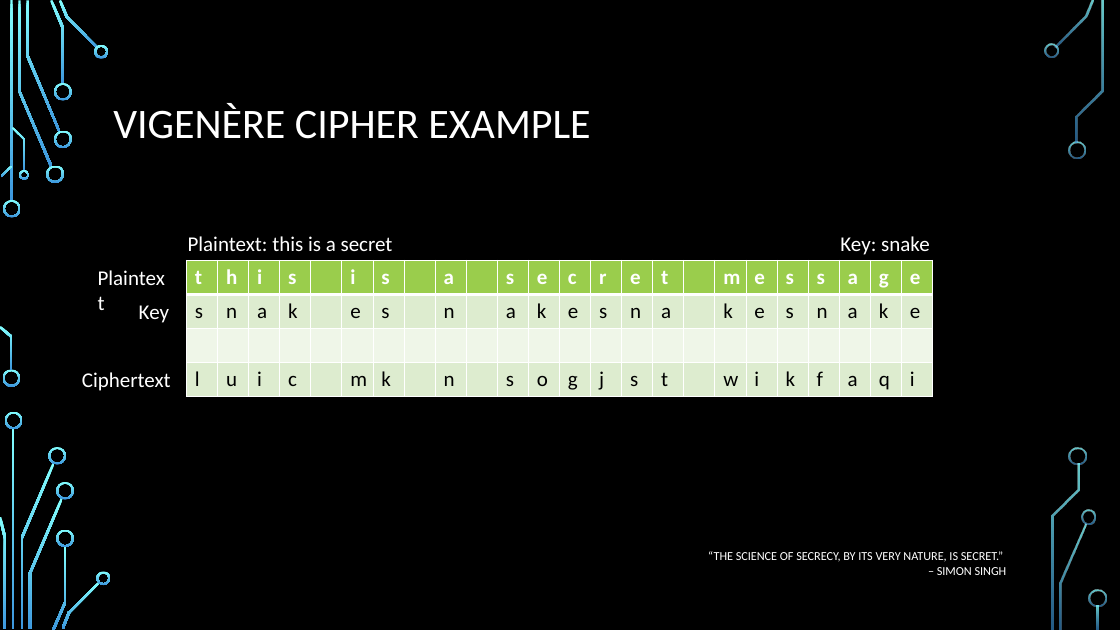
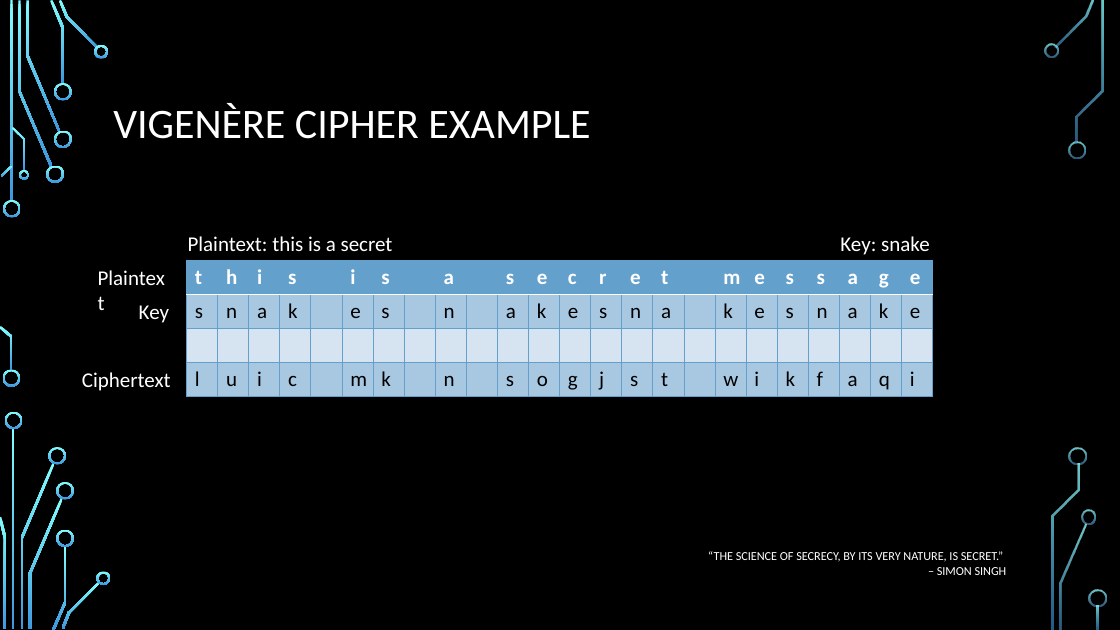
Before and after one commit to stevemann2705/meetup, a slide deck: slide 17 of Crypto.pptx (slide 16 before the commit). Drawn at 1120x630 pixels with LibreOffice and Linux fonts; fonts in the diff are those of the drawing; background and template pictures are left out. Boxes give left, top, right and bottom in pixels: in the first picture for what was removed or moved away, otherwise in the second. Text is boxed around its words. In the diff, an @@ line names an element or a change of style, - is before the commit and + after.

```diff
--- a/Crypto.pptx
+++ b/Crypto.pptx
@@ table at (187,260,933,397) @@
@@ fill #9ACD4C to #63A0CC in row 1 @@
@@ fill #DEEDD0 to #63A0CC at 40% opacity in 48 cells @@
@@ borders changed @@
```
Also in this commit, not shown: 7 other slides changed, 3 slides added.
